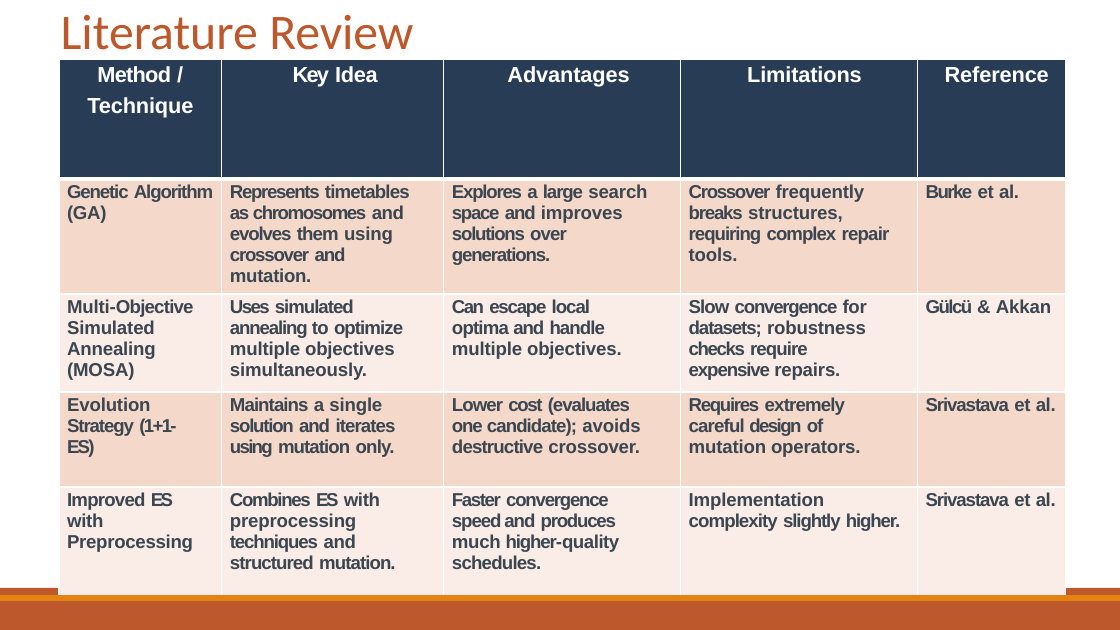
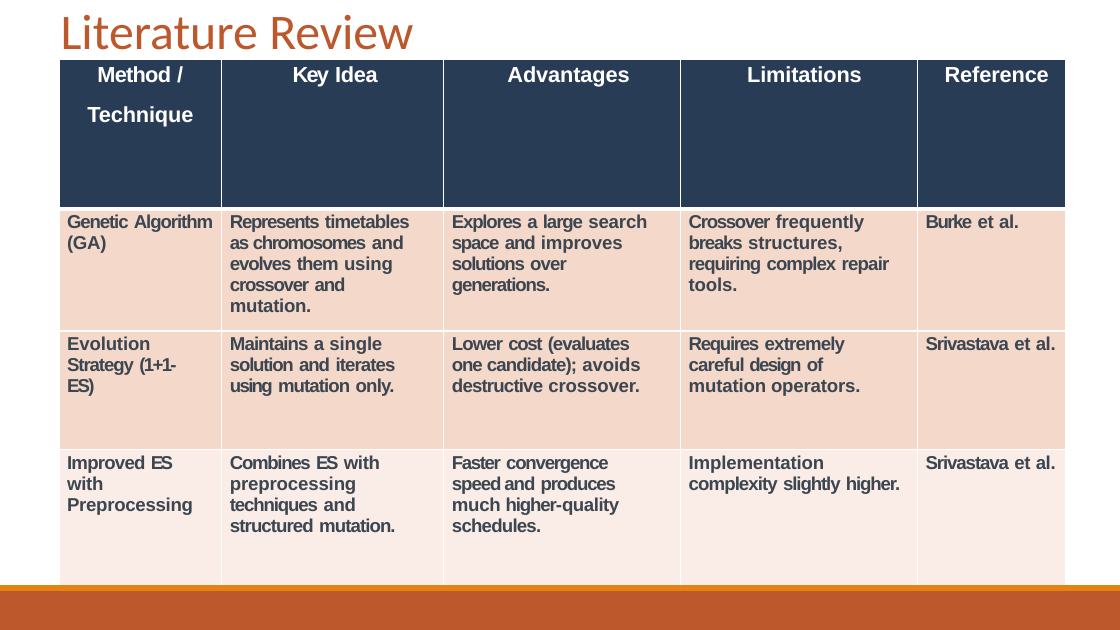
Before and after one commit to toad-of-code/timetable-editor-and-generator, a slide deck: slide 3 of TTGen (1).pptx (slide 8 before the commit). Drawn at 1120x630 pixels with LibreOffice and Linux fonts; fonts in the diff are those of the drawing. Boxes give left, top, right and bottom in pixels: in the first picture for what was removed or moved away, otherwise in the second. Text is boxed around its words. In the diff, an @@ line names an element or a change of style, - is before the commit and + after.

```diff
--- a/TTGen (1).pptx
+++ b/TTGen (1).pptx
@@ table at (0, 59, 1119, 588) @@
-row 4:  | Multi-Objective Simulated Annealing (MOSA) | Uses simulated annealing to optimize multiple objectives simultaneously. | Can escape local optima and handle multiple objectives. | Slow convergence for datasets; robustness checks require expensive repairs. | Gülcü & Akkan | 
```
Also in this commit, not shown: 6 other slides changed, 16 slides added, 3 slides removed, 16 other files.
